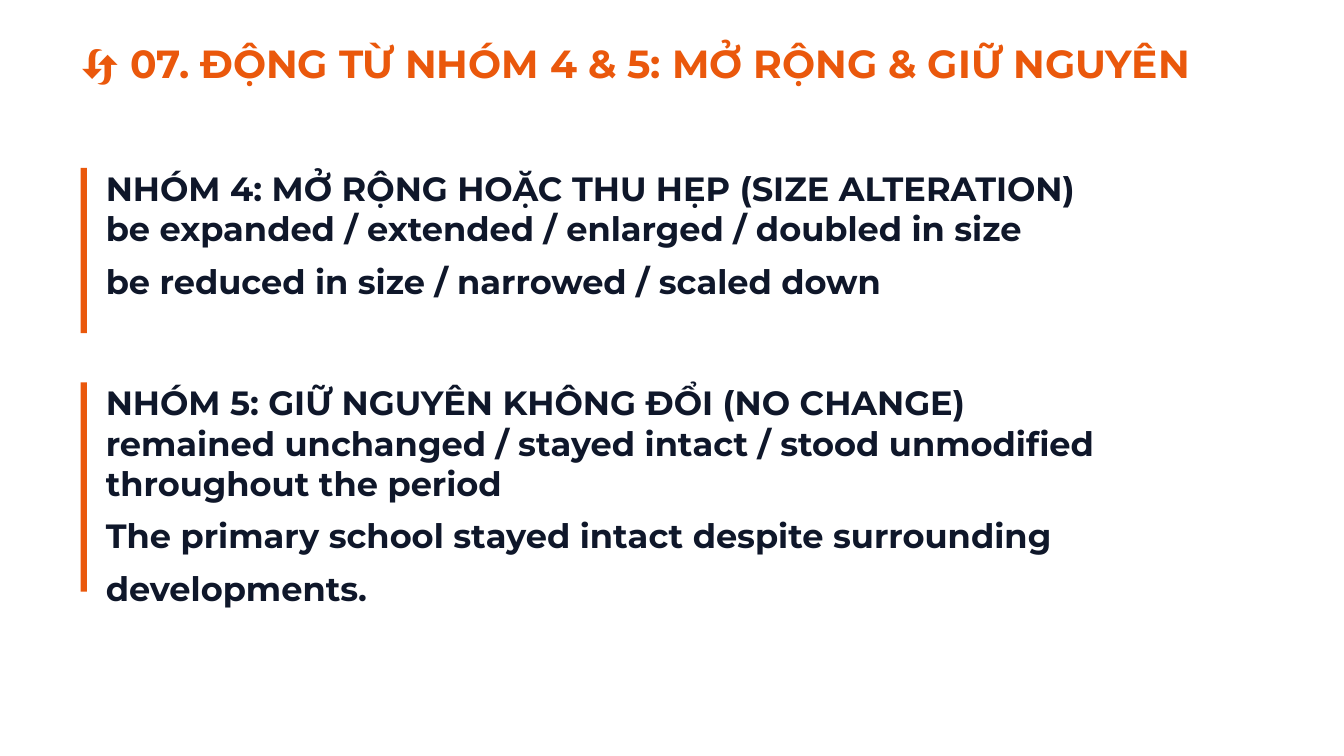
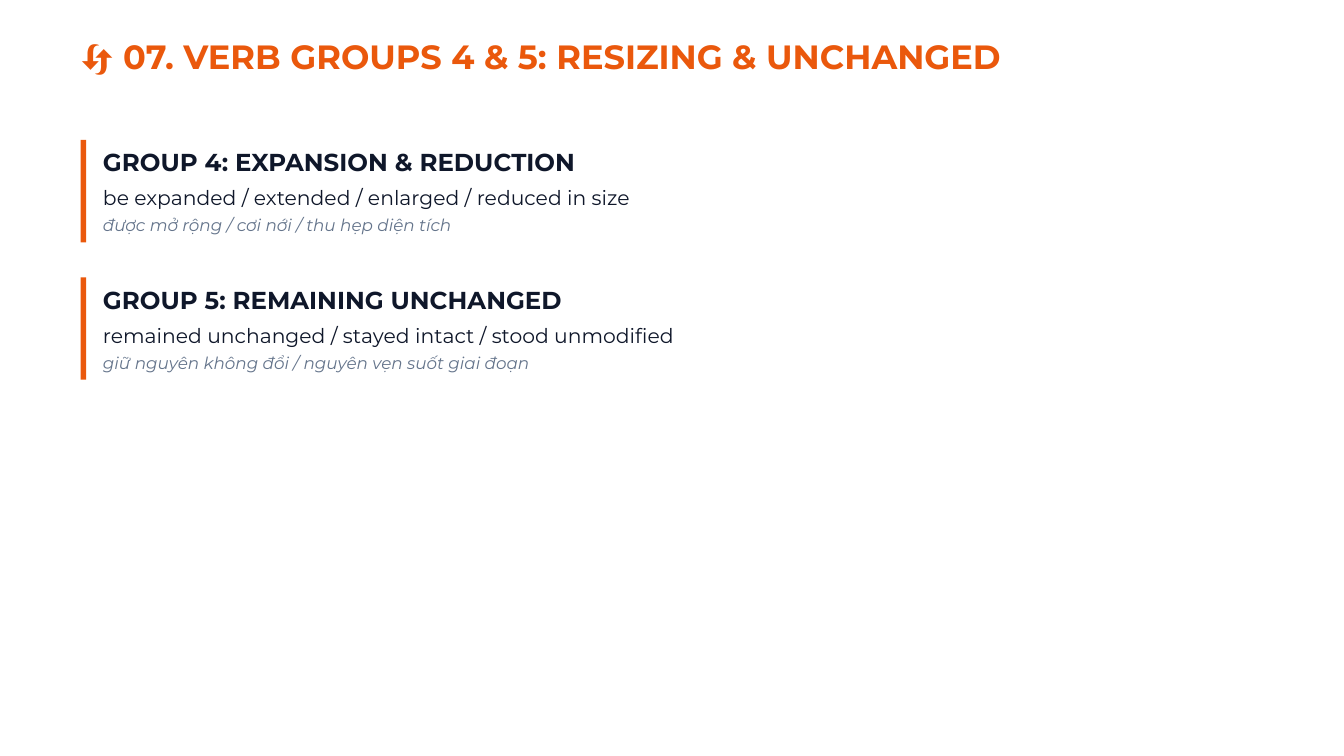
Before and after one commit to snowflake-vibing/KnowledgeLibrary, a slide deck: slide 27 of IELTS/07_YouTube_Studio/01_Slides_Writing_Task1_Map.pptx. Drawn at 1344x756 pixels with LibreOffice and Linux fonts; fonts in the diff are those of the drawing. Boxes give left, top, right and bottom in pixels: in the first picture for what was removed or moved away, otherwise in the second. Text is boxed around its words. In the diff, an @@ line names an element or a change of style, - is before the commit and + after.

```diff
--- a/IELTS/07_YouTube_Studio/01_Slides_Writing_Task1_Map.pptx
+++ b/IELTS/07_YouTube_Studio/01_Slides_Writing_Task1_Map.pptx
@@ text at <box>123,45,1001,70</box>: text changed; size 28 to 24 pt @@
-🔄 07. ĐỘNG TỪ NHÓM 4 & 5: MỞ RỘNG & GIỮ NGUYÊN
+🔄 07. VERB GROUPS 4 & 5: RESIZING & UNCHANGED
@@ rectangle: place and size @@
-rectangle at <box>81,168,87,334</box>
+rectangle at <box>81,140,87,243</box>
@@ text at <box>103,153,630,235</box>: text changed; size 20 to 14.5 pt; bold off; italic off @@
-NHÓM 4: MỞ RỘNG HOẶC THU HẸP (SIZE ALTERATION)
-be expanded / extended / enlarged / doubled in size
-be reduced in size / narrowed / scaled down
+GROUP 4: EXPANSION & REDUCTION
+be expanded / extended / enlarged / reduced in size
+được mở rộng / cơi nới / thu hẹp diện tích
@@ rectangle: place and size @@
-rectangle at <box>81,382,87,592</box>
+rectangle at <box>81,277,87,380</box>
@@ text at <box>103,291,673,373</box>: text changed; size 20 to 14.5 pt; bold off; italic off @@
-NHÓM 5: GIỮ NGUYÊN KHÔNG ĐỔI (NO CHANGE)
-remained unchanged / stayed intact / stood unmodified throughout the period
-The primary school stayed intact despite surrounding developments.
+GROUP 5: REMAINING UNCHANGED
+remained unchanged / stayed intact / stood unmodified
+giữ nguyên không đổi / nguyên vẹn suốt giai đoạn
```
Also in this commit, not shown: 29 other slides changed, 11 slides added, 11 slides removed, 8 other files.
